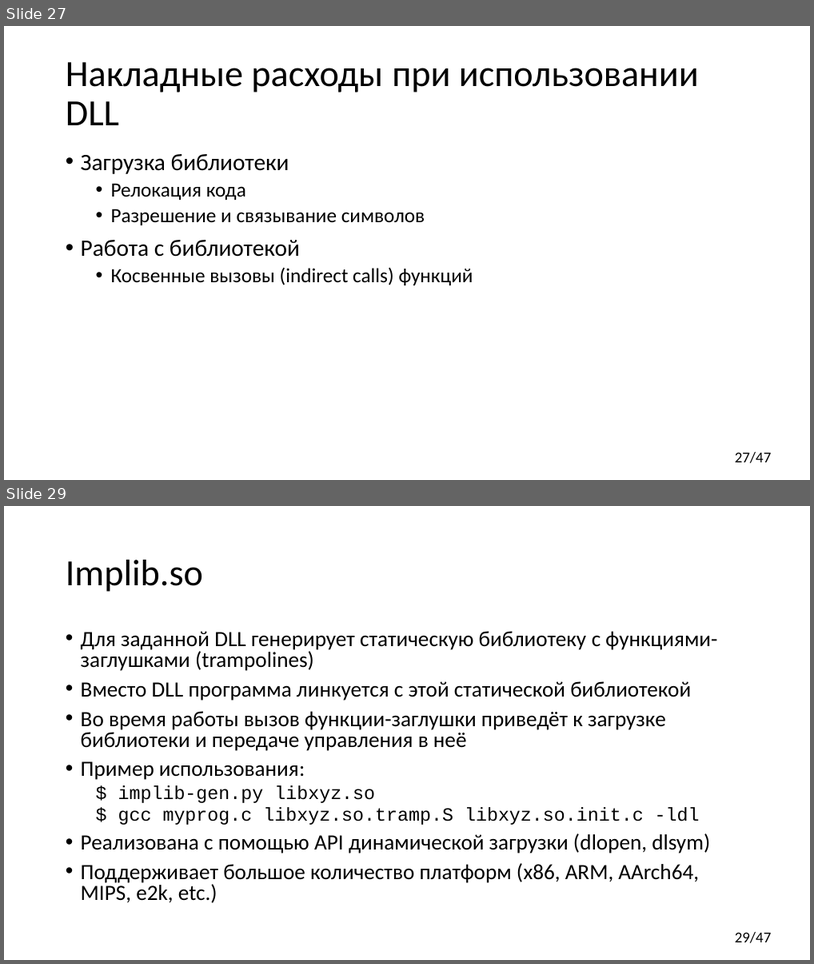
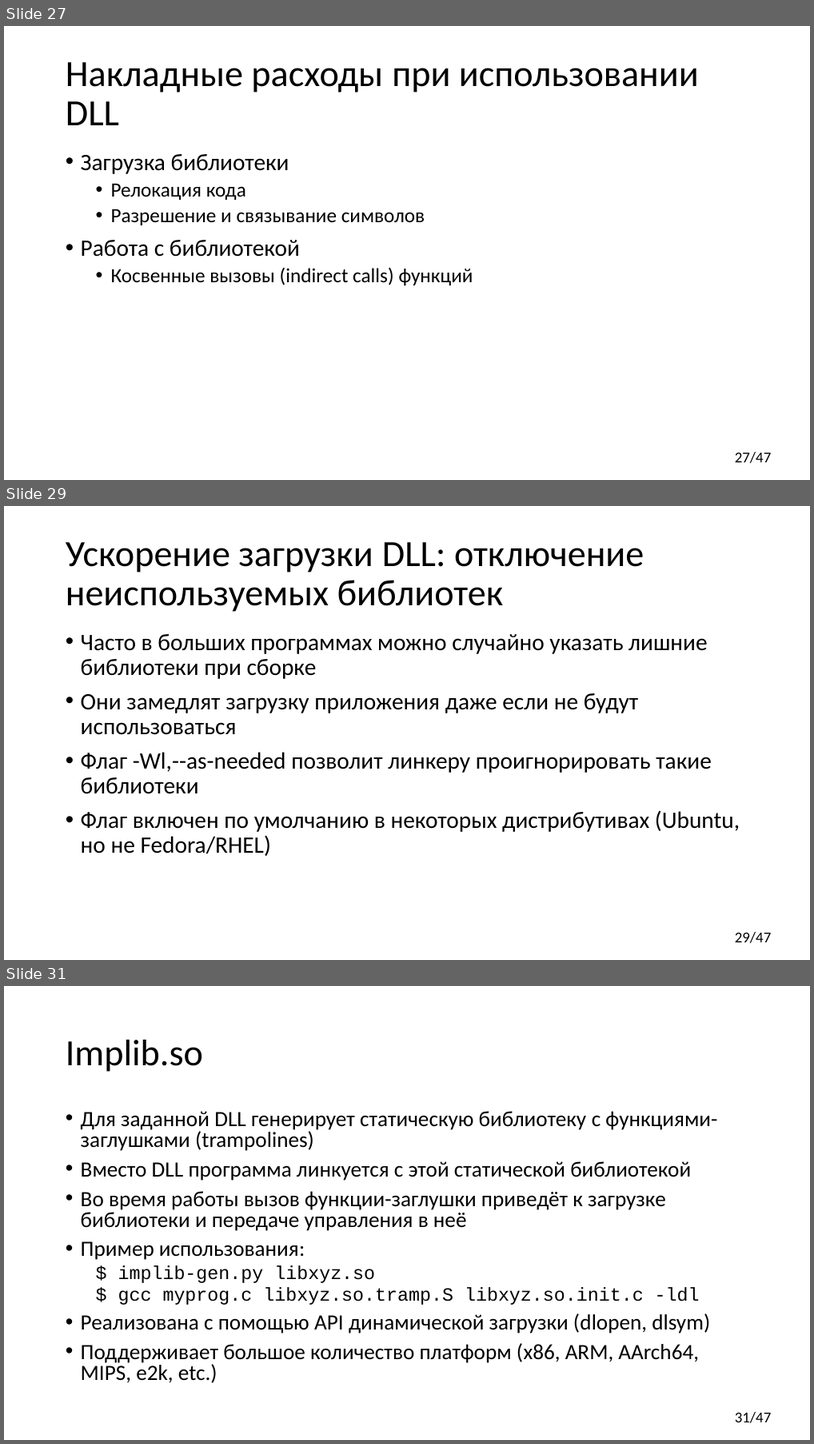
Before and after one commit to yugr/CppRussia, a slide deck: 2024/RU.pptx. Shown one above the other, each under a label of ours: slides 27 and 29 before the commit, slides 27, 29 and 31 after it; the slides between them are not shown. The pictures are 814x964 and 814x1444 pixels, drawn with LibreOffice and Linux fonts; fonts in the diff are those of the drawing. Boxes give left, top, right and bottom in pixels: in the first picture for what was removed or moved away, otherwise in the second. Text is boxed around its words. In the diff, an @@ line names an element or a change of style, - is before the commit and + after.

Commit message:
Added slide about --as-needed.

```diff
--- a/2024/RU.pptx
+++ b/2024/RU.pptx
@@ slide 29 added at [4,506,810,960], background #FFFFFF; not listed: 1 template element that a slide beside it also shows @@
@@ title added at [66,542,644,612], 44 pt, text #000000 @@
+Ускорение загрузки DLL: отключение неиспользуемых библиотек
@@ text added at [81,634,740,856], 28 pt, text #000000 @@
+• Часто в больших программах можно случайно указать лишние библиотеки при сборке
+• Они замедлят загрузку приложения даже если не будут использоваться
+• Флаг -Wl,--as-needed позволит линкеру проигнорировать такие библиотеки
+• Флаг включен по умолчанию в некоторых дистрибутивах (Ubuntu, но не Fedora/RHEL)
@@ what was slide 29 is now slide 31 @@
@@ page number at [735,1412,772,1423]: text changed @@
-29/47
+31/47
```
Also in this commit, not shown: 2 slides changed, 1 other slide added.
